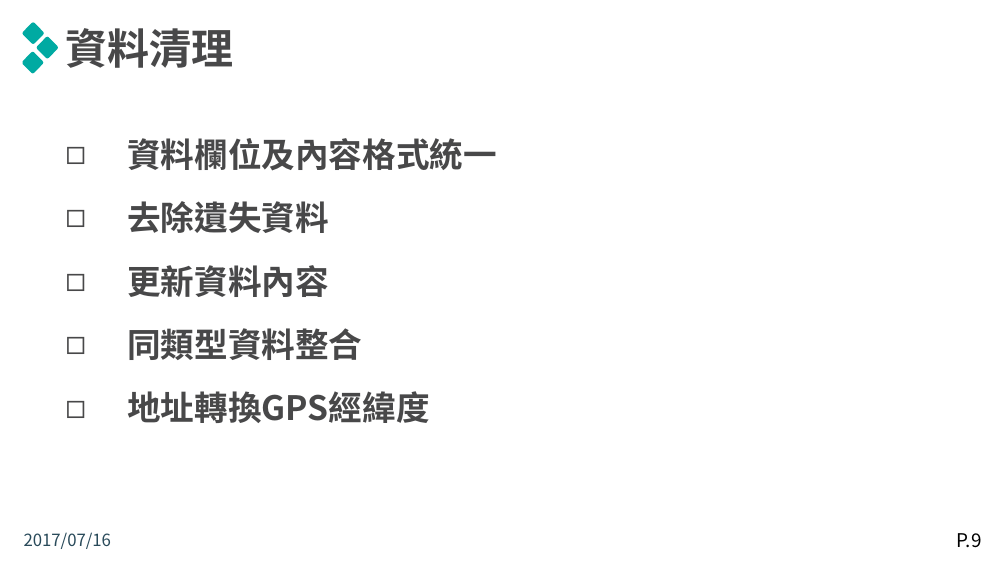
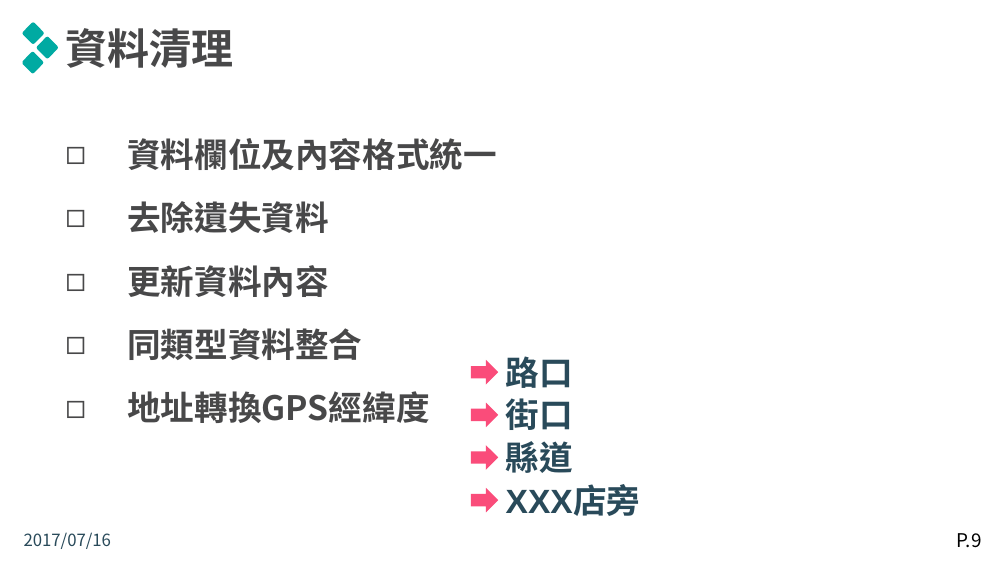
Before and after one commit to explooosion/ChiayiHackathon, a slide deck: slide 9 of 0716黑蚵松.pptx. Drawn at 1008x567 pixels with LibreOffice and Linux fonts; fonts in the diff are those of the drawing. Boxes give left, top, right and bottom in pixels: in the first picture for what was removed or moved away, otherwise in the second. Text is boxed around its words. In the diff, an @@ line names an element or a change of style, - is before the commit and + after.

Commit message:
update pptx

```diff
--- a/0716黑蚵松.pptx
+++ b/0716黑蚵松.pptx
@@ group added at bbox=[471, 356, 641, 516]: 4 right arrows, 4 texts @@
+路口
+街口
+縣道
+XXX店旁
```
